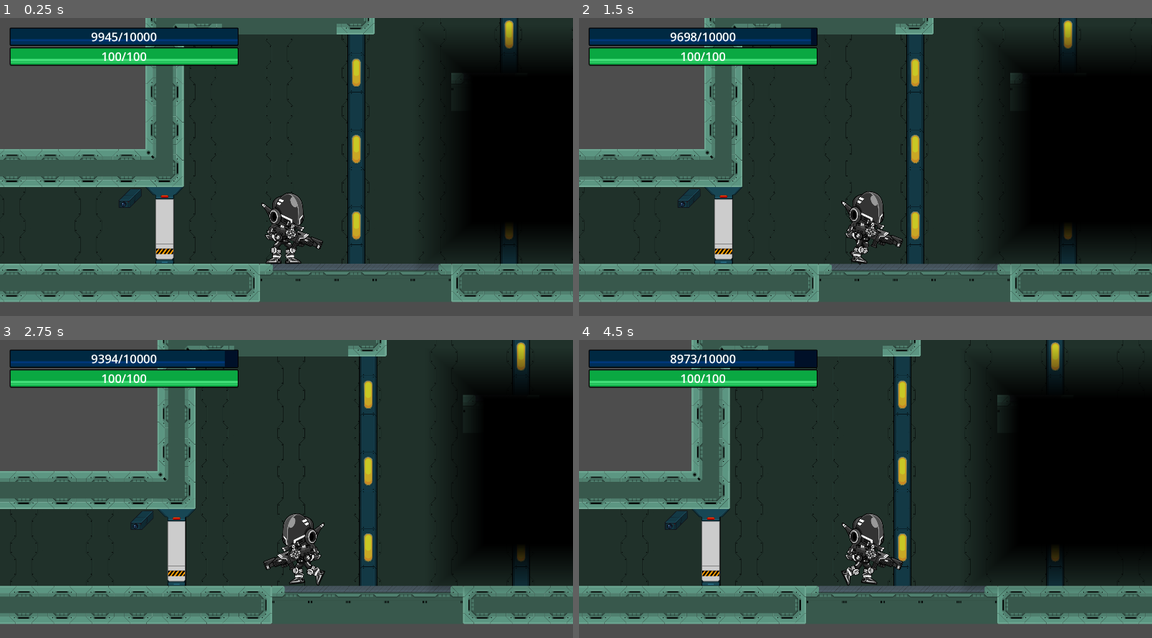
Above: before the commit, frames 1-4 (two rows, left to right).
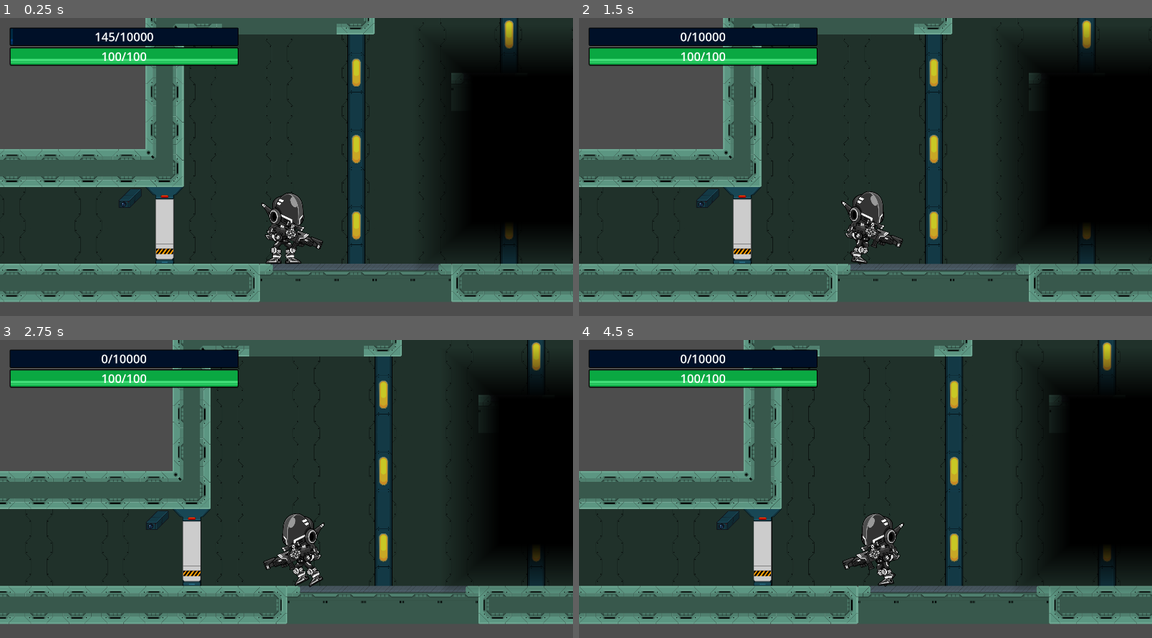
Above: after the commit, the same moments.

Repository: milana-94888u/digital-tandem
Game: Godot game, scene res://level 1.tscn
The game is run twice, just before and just after one commit, with the same random seed, the same clock (stepped at 60 frames per second) and the same inputs. This scene is started directly instead of the project's main scene.
Inputs (mouse positions are in pixels of both pictures, inside the frame that each line leads up to):
- Up to frame 1 (0.25 s): no input
- Up to frame 2 (1.5 s): tap Enter (ui_accept) at 0.5, 0.77 s; move the mouse to (1146, 149) at 0.52 s; hold E (interact) 0.53-1.28 s; hold Right (ui_right) from 0.53 s (still down); click (1146, 149) at 0.67 s; move the mouse to (733, 226) at 1.27 s; tap = (zoom_in) at 1.35 s; click (733, 226) at 1.42 s
- Up to frame 3 (2.75 s): tap Enter (ui_accept) at 1.52 s; move the mouse to (292, 548) at 2.02 s; release Right (ui_right) at 2.03 s; hold Left (ui_left) from 2.03 s (still down); hold - (zoom_out) from 2.03 s (still down); click (292, 548) at 2.17 s
- Up to frame 4 (4.5 s): move the mouse to (836, 566) at 2.77 s; release Left (ui_left) at 2.78 s; release - (zoom_out) at 2.78 s; hold Right (ui_right) 2.78-4.28 s; tap E (interact) at 2.85 s; click (836, 566) at 2.92 s; tap Enter (ui_accept) at 3.02, 3.77 s; move the mouse to (1037, 548) at 3.52 s; hold = (zoom_in) 3.53-4.28 s; move the mouse to (693, 453) at 4.27 s; hold Left (ui_left) from 4.28 s (still down); tap - (zoom_out) at 4.35 s

The runs differ from the first frame. In frame 1, 2.0% of the frame differs, in the area x 2-42%, y 3-9%; in frame 2, 14%; in frame 3, 14%; in frame 4, 24%, in the area x 0-100%, y 0-96%.

Commit message:
mech slow on out of energy

Diff:
--- a/src/mech/mech.gd
+++ b/src/mech/mech.gd
@@ -35,7 +35,7 @@
 		max_energy = value
 		$UICanvas/MechUI.update_max_energy(value)
 		$FloatingUI.update_max_energy(value)
-@export var energy := 10000:
+@export var energy := 200:
 	set(value):
 		energy = value
 		$UICanvas/MechUI.update_energy(value)
@@ -53,7 +53,7 @@
 	set_animation()
 	move_and_slide()
 	if velocity:
-		self.energy -= int(absf(velocity.x) / 120.0) + (5 if velocity.y > 0 else 0)
+		self.energy -= int(absf(velocity.x) / speed * 5.0) + (5 if velocity.y > 0 else 0)
 
 
 func _process(_delta: float) -> void:
@@ -66,7 +66,7 @@
 
 
 func accelerate(direction) -> void:
-	velocity = velocity.move_toward(speed * direction, acceleration)
+	velocity = velocity.move_toward(speed * direction if energy > 0 else speed * 0.2 * direction, acceleration)
 
 
 func add_friction() -> void:
